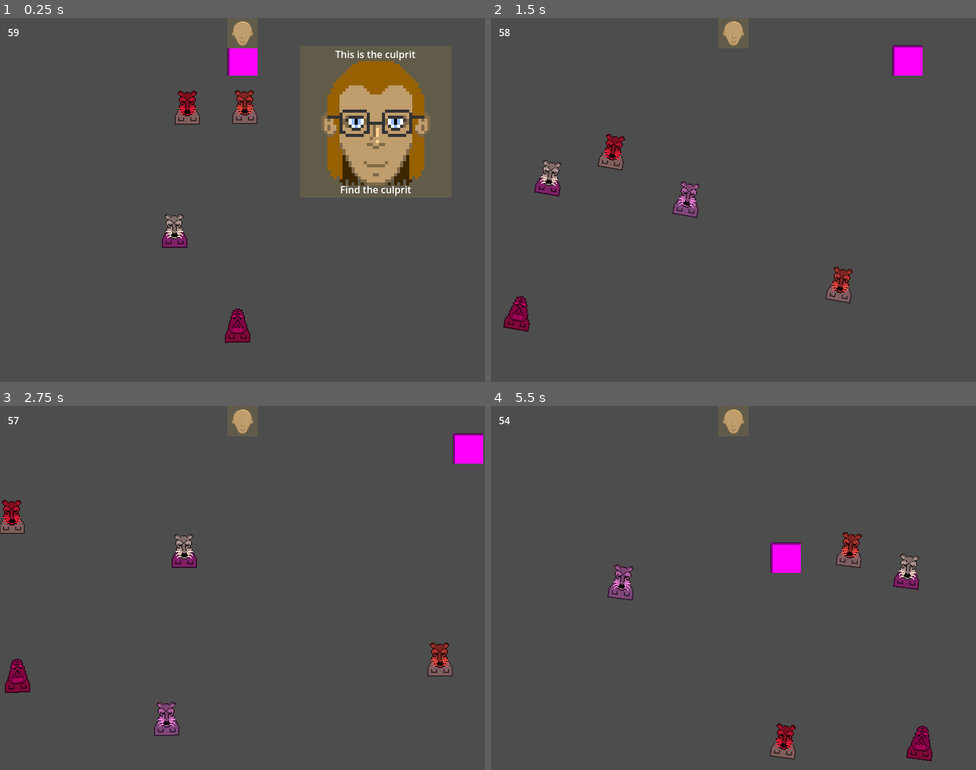
Above: before the commit, frames 1-4 (two rows, left to right).
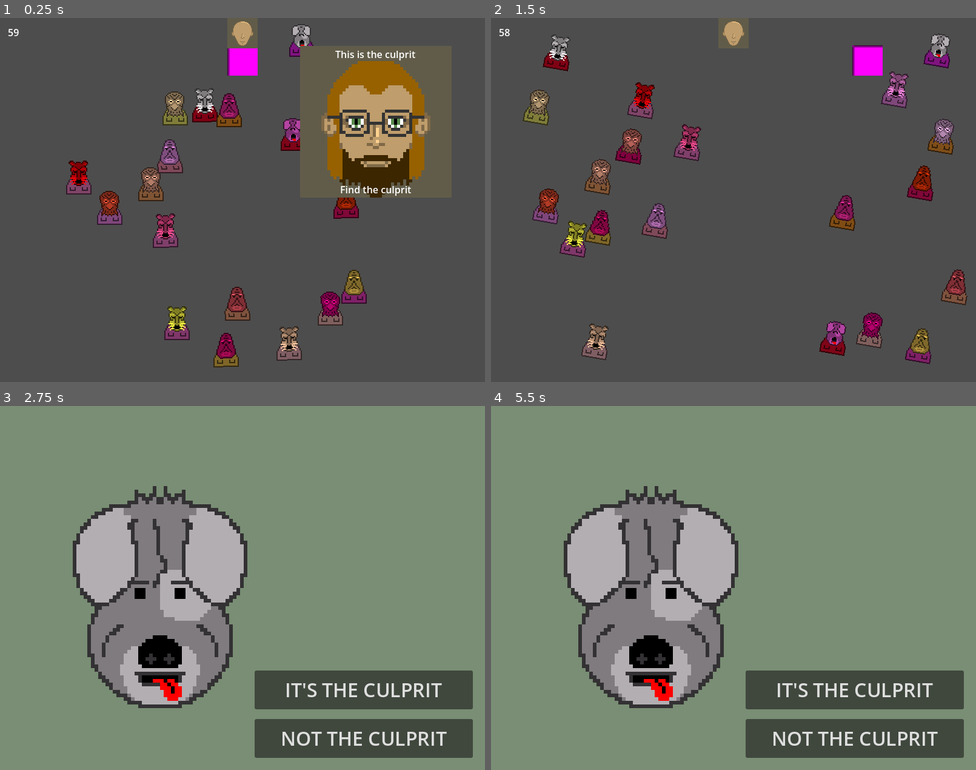
Above: after the commit, the same moments.

Repository: paavonelimarkka/mask-no-four
Game: Godot game, scene res://Scenes/game.tscn
The game is run twice, just before and just after one commit, with the same random seed, the same clock (stepped at 60 frames per second) and the same inputs.
Inputs (mouse positions are in pixels of both pictures, inside the frame that each line leads up to):
- Up to frame 1 (0.25 s): no input
- Up to frame 2 (1.5 s): move the mouse to (840, 181) at 0.52 s; hold D (Right) 0.53-1.25 s; tap E (Interact) at 0.6 s; click (840, 181) at 0.67 s; drag from (636, 218) to (908, 61) at 1.27 s
- Up to frame 3 (2.75 s): move the mouse to (291, 507) at 2.02 s; hold D (Right) from 2.03 s (still down); tap E (Interact) at 2.1 s
- Up to frame 4 (5.5 s): release D (Right) at 2.75 s; drag from (709, 660) to (588, 533) at 2.77 s; move the mouse to (879, 642) at 3.52 s; hold A (Left) 3.53-4.25 s; tap E (Interact) at 3.6, 5.1 s; drag from (588, 533) to (786, 449) at 4.27 s; move the mouse to (757, 588) at 5.02 s; hold S (Down) from 5.03 s (still down); click (757, 588) at 5.17 s

The runs differ from the first frame. In frame 1, 7.7% of the frame differs, in the area x 13-85%, y 1-96%; in frame 2, 10%; in frame 3, 91%; in frame 4, 92%, in the area x 0-100%, y 0-100%.
Error in both runs: Invalid call. Nonexistent function 'stop_movement' in base 'StaticBody2D'. (res://Scripts/player.gd:41)

Commit message:
Made the game harder

Diff:
--- a/Scenes/npc_generator.tscn
+++ b/Scenes/npc_generator.tscn
@@ -9,7 +9,11 @@
 [ext_resource type="Texture2D" uid="uid://c4rwa2sts8ef0" path="res://Assets/Faces/eyes2.png" id="7_aj8e2"]
 [ext_resource type="Texture2D" uid="uid://bkbaobj6vn2ic" path="res://Assets/Faces/beard1.png" id="8_7arxi"]
 [ext_resource type="Texture2D" uid="uid://c3lip8bqdx400" path="res://Assets/BigMasks/dog.png" id="8_8ddu6"]
+[ext_resource type="Texture2D" uid="uid://dmxhhbp5qp5f6" path="res://Assets/Faces/eyes3.png" id="8_fem58"]
 [ext_resource type="Texture2D" uid="uid://d05jaxahted6g" path="res://Assets/BigMasks/bird.png" id="9_31hal"]
+[ext_resource type="Texture2D" uid="uid://banxq2oxuogst" path="res://Assets/Faces/beard2.png" id="9_np1wv"]
+[ext_resource type="Texture2D" uid="uid://cjn8opf2uy6bi" path="res://Assets/Faces/eyes4.png" id="9_t7j55"]
+[ext_resource type="Texture2D" uid="uid://k61jc2q47ajy" path="res://Assets/Faces/beard3.png" id="10_4o5xl"]
 [ext_resource type="Texture2D" uid="uid://srg34ja8h8eo" path="res://Assets/BigMasks/fish.png" id="10_aj8e2"]
 [ext_resource type="Texture2D" uid="uid://ct8c6y6o0lr36" path="res://Assets/BigMasks/raccoon.png" id="11_7arxi"]
 [ext_resource type="Texture2D" uid="uid://cv4kmlvthwbkp" path="res://Assets/SmallMasks/dog.png" id="12_7arxi"]
@@ -19,10 +23,10 @@
 
 [node name="NpcGenerator" type="Node2D" unique_id=920303500]
 script = ExtResource("1_7vkhb")
-max_npcs = 5
+max_npcs = 20
 npc_scene = ExtResource("2_1lide")
 hairs = Array[CompressedTexture2D]([ExtResource("3_0gxwa"), ExtResource("4_uvwmv"), ExtResource("5_8ddu6")])
-eyes = Array[CompressedTexture2D]([ExtResource("6_31hal"), ExtResource("7_aj8e2")])
-beards = Array[CompressedTexture2D]([ExtResource("8_7arxi")])
+eyes = Array[CompressedTexture2D]([ExtResource("6_31hal"), ExtResource("7_aj8e2"), ExtResource("8_fem58"), ExtResource("9_t7j55")])
+beards = Array[CompressedTexture2D]([ExtResource("8_7arxi"), ExtResource("9_np1wv"), ExtResource("10_4o5xl")])
 big_masks = Array[CompressedTexture2D]([ExtResource("8_8ddu6"), ExtResource("11_7arxi"), ExtResource("10_aj8e2"), ExtResource("9_31hal")])
 small_masks = Array[CompressedTexture2D]([ExtResource("12_7arxi"), ExtResource("13_f66tc"), ExtResource("14_vbaeh"), ExtResource("15_f66tc")])
Binary file added: Assets/Faces/beard2.png
Not shown, added: Assets/Faces/beard2.png.import
Binary file added: Assets/Faces/beard3.png
Not shown, added: Assets/Faces/beard3.png.import
Binary file added: Assets/Faces/eyes3.png
Not shown, added: Assets/Faces/eyes3.png.import
Binary file added: Assets/Faces/eyes4.png
Not shown, added: Assets/Faces/eyes4.png.import
Not shown: 1 places in Scenes/game.tscn that only renumber resources
